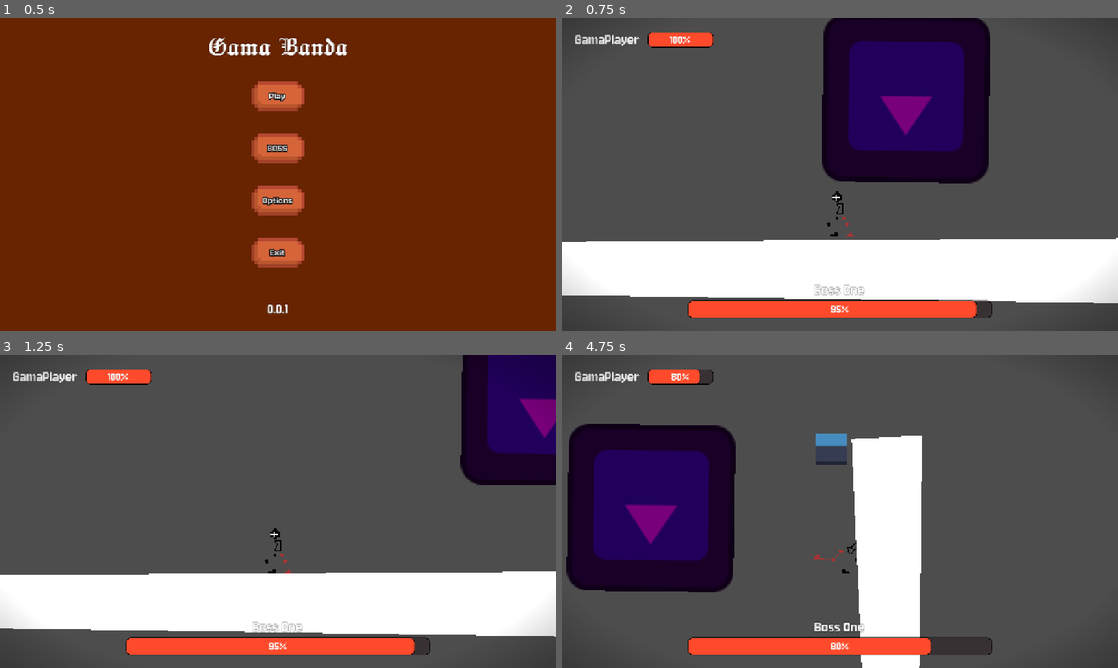
Above: before the commit, frames 1-4 (two rows, left to right).
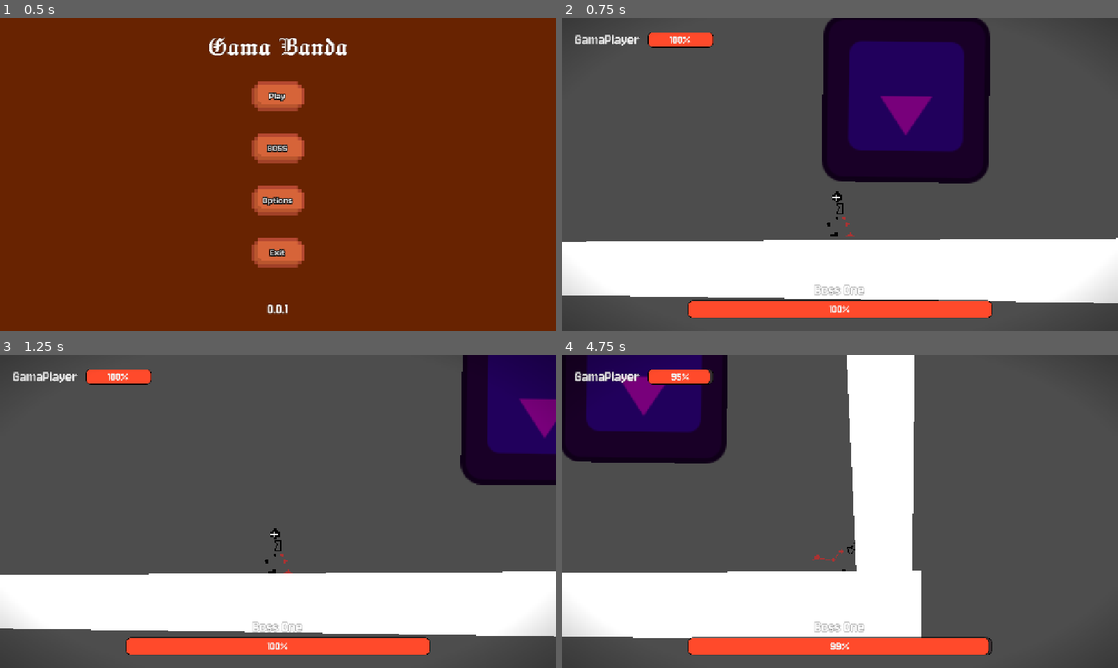
Above: after the commit, the same moments.

Repository: Jeremy-81/GamaBanda
Game: Godot game, scene res://scenes/menu/menu.tscn
Two runs of this game, one before a commit and one after it. Both use one fixed random seed, a clock stepped at 60 frames per second and the inputs below. The engine's default icon, where the game draws it, is replaced by a stand-in: a white triangle on a blue panel in a dark square.
Inputs (mouse positions are in pixels of both pictures, inside the frame that each line leads up to):
- Up to frame 1 (0.5 s): no input
- Up to frame 2 (0.75 s): click "BOSS" at 0.5 s
- Up to frame 3 (1.25 s): no input
- Up to frame 4 (4.75 s): move the mouse to (962, 495) at 1.27 s; press the mouse at (962, 495) at 1.28 s; hold D (go_right) 1.28-2.78 s; tap Space (jump) at 1.52, 2.27, 3.77, 4.52 s; move the mouse to (728, 527) at 2.02 s; release the mouse at (728, 527) at 2.03 s; click (728, 527) at 2.1 s; move the mouse to (895, 442) at 2.77 s; press the mouse at (895, 442) at 2.78 s; hold A (go_left) 2.78-3.53 s; tap Shift (dash) at 2.85 s; move the mouse to (812, 574) at 3.52 s; release the mouse at (812, 574) at 3.53 s; hold D (go_right) from 3.53 s (still down); click (812, 574) at 3.6 s; move the mouse to (1006, 558) at 4.27 s; press the mouse at (1006, 558) at 4.28 s

Frame 1 is identical in both runs. In frame 2, 0.2% of the frame differs, in the area x 48-78%, y 90-96%; in frame 3, 0.2%; in frame 4, 34%, in the area x 0-77%, y 0-100%.

Commit message:
Player attack & long attack

Diff:
--- a/project.godot
+++ b/project.godot
@@ -20,6 +20,10 @@
 window/size/viewport_width=1280
 window/size/viewport_height=720
 window/stretch/mode="canvas_items"
+
+[global_group]
+
+boss_attack=""
 
 [input]
 
--- a/scenes/boss_attacks/boss_attack.tscn
+++ b/scenes/boss_attacks/boss_attack.tscn
@@ -42,10 +42,10 @@
 [sub_resource type="RectangleShape2D" id="RectangleShape2D_fefrm"]
 size = Vector2(74, 74)
 
-[node name="BossAttack" type="AnimatableBody2D" unique_id=1234559325]
+[node name="BossAttack" type="AnimatableBody2D" unique_id=1234559325 groups=["boss_attack"]]
 script = ExtResource("1_fefrm")
-damage = 20.0
-speed = 1.5
+damage = 5.0
+speed = 1.0
 
 [node name="AnimatedSprite2D" type="AnimatedSprite2D" parent="." unique_id=398896364]
 scale = Vector2(2.25, 2.25)
@@ -57,7 +57,7 @@
 shape = SubResource("RectangleShape2D_fefrm")
 debug_color = Color(0.8776978, 0.2844998, 0.4937958, 0.41960785)
 
-[node name="Area2D" type="Area2D" parent="." unique_id=146741015]
+[node name="Area2D" type="Area2D" parent="." unique_id=146741015 groups=["boss_attack"]]
 collision_mask = 3
 
 [node name="CollisionShape2D" type="CollisionShape2D" parent="Area2D" unique_id=687042684]
--- a/scenes/boss_fight.tscn
+++ b/scenes/boss_fight.tscn
@@ -51,7 +51,7 @@
 position = Vector2(0, -3)
 hp = 100.0
 player_name = "GamaPlayer"
-damage = 5.0
+damage = 1.0
 
 [node name="Boss" parent="." unique_id=623795894 node_paths=PackedStringArray("player") instance=ExtResource("3_7ydql")]
 position = Vector2(-1, -27)
@@ -69,7 +69,7 @@
 boss = NodePath("../../Boss")
 player = NodePath("../../Player")
 
-[node name="AnimationPlayer" type="AnimationPlayer" parent="." unique_id=964214574]
+[node name="AnimationBoss" type="AnimationPlayer" parent="." unique_id=964214574]
 libraries/ = SubResource("AnimationLibrary_31neg")
 autoplay = &"Boss"
 
--- a/scenes/objects/boss/boss.gd
+++ b/scenes/objects/boss/boss.gd
@@ -12,9 +12,12 @@
 
 @onready var sprite_2d: Sprite2D = $Sprite2D
 
+var in_range: bool = false
+
 func _ready() -> void:
 	await get_tree().process_frame
 	boss_ready.emit(boss_name, hp)
+	player.attack_boss.connect(take_player_damage)
 
 func _on_timer_timeout() -> void:
 	attack()
@@ -26,6 +29,10 @@
 
 func get_damage() -> float:
 	return damage
+
+func take_player_damage(amount: float) -> void:
+	if in_range:
+		take_damage(amount)
 
 func take_damage(amount: float) -> void:
 	hp -= amount
--- a/scenes/objects/hitbox/hitbox.gd
+++ b/scenes/objects/hitbox/hitbox.gd
@@ -9,6 +9,12 @@
 		push_error("No take_damage method in the called entity")
 
 func _on_area_entered(area: Area2D) -> void:
-	take_damage(area.get_parent().get_damage())
-	if area.get_parent().has_method("destroy_object"):
-		area.get_parent().destroy_object()
+	entity.in_range = true
+	if area.is_in_group("boss_attack"):
+		take_damage(area.get_parent().get_damage())
+		if area.get_parent().has_method("destroy_object"):
+			area.get_parent().destroy_object()
+
+
+func _on_area_exited(area: Area2D) -> void:
+	entity.in_range = false
--- a/scenes/objects/hitbox/hitbox.tscn
+++ b/scenes/objects/hitbox/hitbox.tscn
@@ -6,3 +6,4 @@
 script = ExtResource("1_yeydk")
 
 [connection signal="area_entered" from="." to="." method="_on_area_entered"]
+[connection signal="area_exited" from="." to="." method="_on_area_exited"]
--- a/scenes/objects/player/player.gd
+++ b/scenes/objects/player/player.gd
@@ -3,10 +3,14 @@
 signal life_changed(life)
 signal player_ready(name, hp)
 signal player_died
+signal attack_boss
 
 @export var hp: float
 @export var player_name: String
 @export var damage: float
+
+var in_range: bool = false
+var loading_attack: float = 0.0
 
 var base_darken_factor : float;
 
@@ -85,11 +89,22 @@
 		$FloorImpactParticles.restart();
 	pass;
 
-	if Input.is_action_just_pressed("attack"):
-		attack()
+	#if Input.is_action_just_pressed("attack"):
+		#attack()
 
-func attack() -> void:
-	pass
+	if Input.is_action_pressed("attack"):
+		loading_attack += delta
+
+	if Input.is_action_just_released("attack"):
+		if loading_attack > 2.0:
+			attack(damage * 10)
+		else:
+			attack(damage)
+
+		loading_attack = 0.0
+
+func attack(attack_damage: float) -> void:
+	attack_boss.emit(attack_damage)
 
 func _shake_screen(random_shake := false, shake_time : float = 1.0) -> void:
 	var shake_tween : Tween = get_tree().create_tween();
